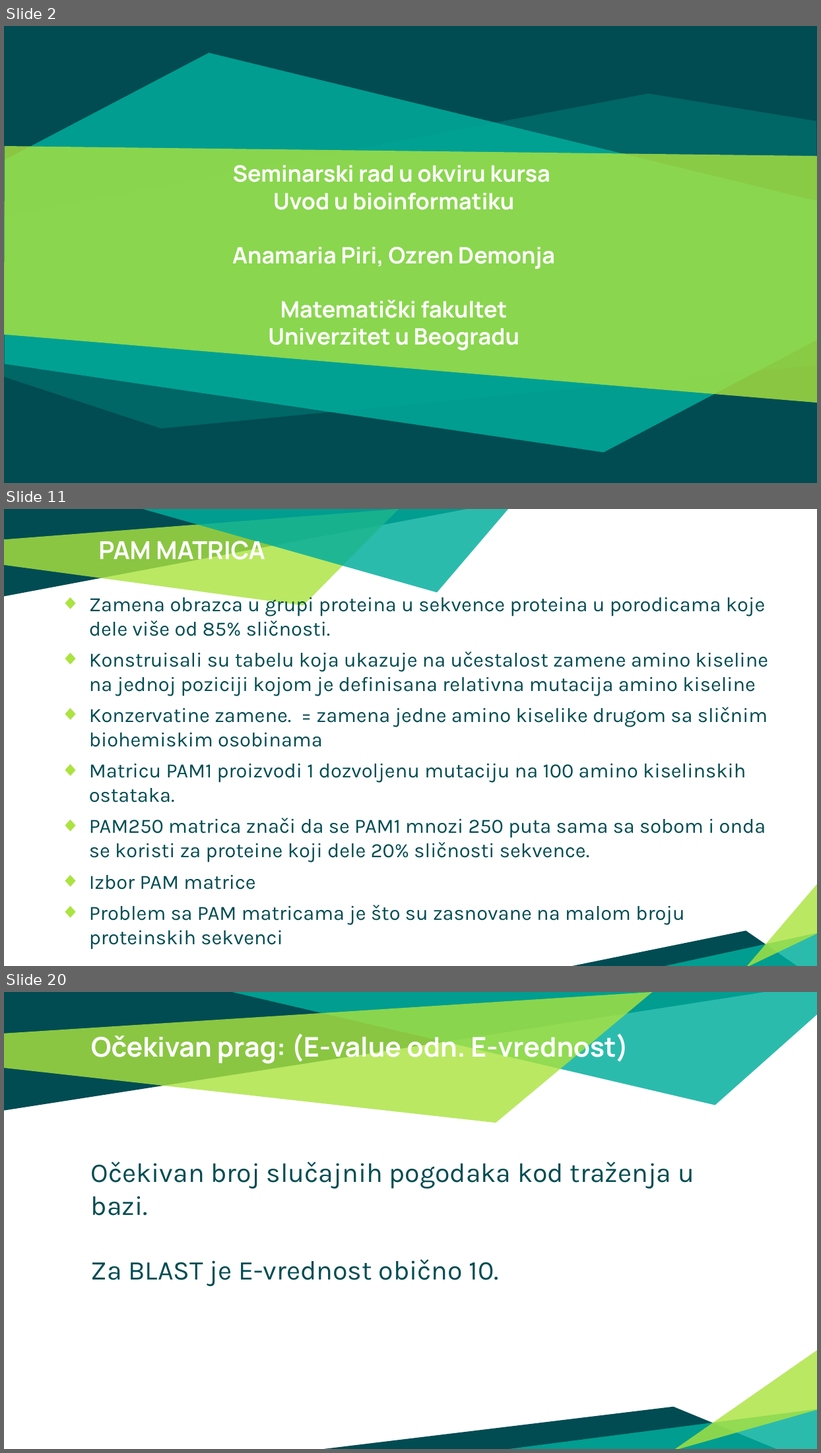
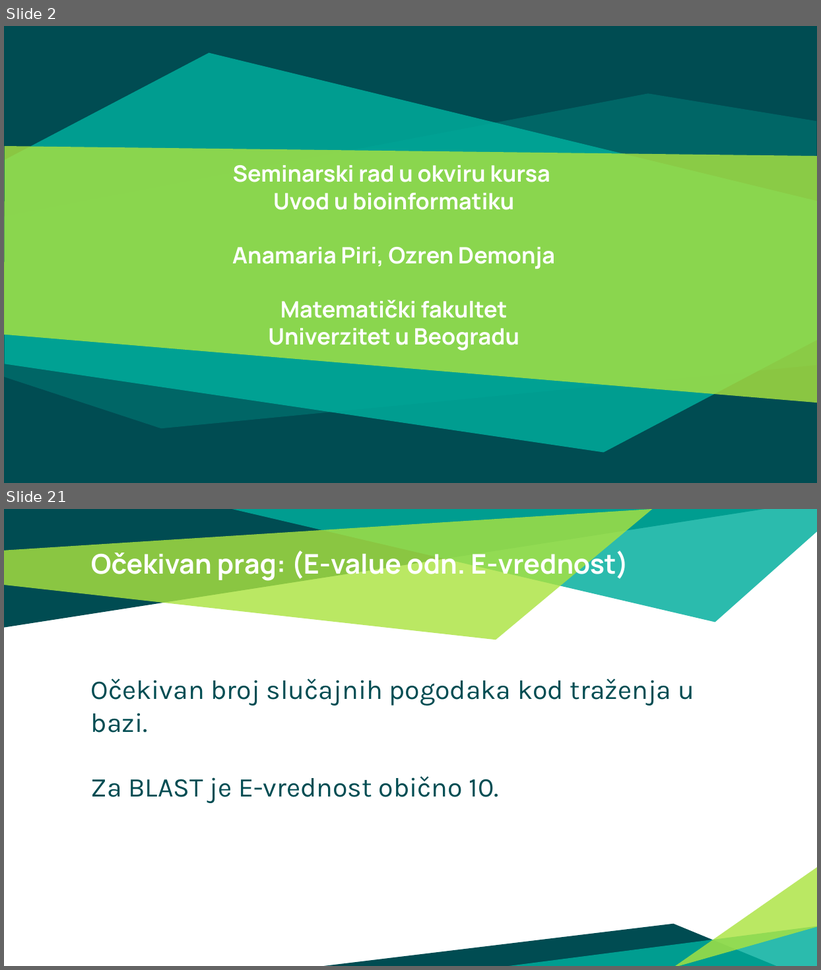
Before and after one commit to ozzy80/Large-Scale-Sequence-Comparison, a slide deck: Poređenje sekvenci velikih razmera.pptx. Shown one above the other, each under a label of ours: slides 2, 11 and 20 before the commit, slides 2 and 21 after it; the slides between them are not shown. The pictures are 821x1453 and 821x970 pixels, drawn with LibreOffice and Linux fonts; fonts in the diff are those of the drawing. Boxes give left, top, right and bottom in pixels: in the first picture for what was removed or moved away, otherwise in the second. Text is boxed around its words. In the diff, an @@ line names an element or a change of style, - is before the commit and + after.

```diff
--- a/Poređenje sekvenci velikih razmera.pptx
+++ b/Poređenje sekvenci velikih razmera.pptx
@@ slide 11 removed at [4,509,817,966], background #FFFFFF @@
@@ freeform shape removed at [4,509,467,597] @@
@@ freeform shape removed at [4,509,399,606] @@
@@ freeform shape removed at [142,509,508,592] @@
@@ text removed at [98,536,265,560] @@
-PAM MATRICA
@@ text removed at [89,593,769,950] @@
-◆ Zamena obrazca u grupi proteina u sekvence proteina u porodicama koje dele više od 85% sličnosti.
-◆ Konstruisali su tabelu koja ukazuje na učestalost zamene amino kiseline na jednoj poziciji kojom je definisana relativna mutacija amino kiseline
-◆ Konzervatine zamene. = zamena jedne amino kiselike drugom sa sličnim biohemiskim osobinama
-◆ Matricu PAM1 proizvodi 1 dozvoljenu mutaciju na 100 amino kiselinskih ostataka.
-◆ PAM250 matrica znači da se PAM1 mnozi 250 puta sama sa sobom i onda se koristi za proteine koji dele 20% sličnosti sekvence.
-◆ Izbor PAM matrice
-◆ Problem sa PAM matricama je što su zasnovane na malom broju proteinskih sekvenci
@@ freeform shape removed at [746,883,817,966] @@
@@ freeform shape removed at [571,931,797,966] @@
@@ freeform shape removed at [657,933,817,966] @@
@@ what was slide 20 is now slide 21 @@
```
Also in this commit, not shown: 16 slides changed, 11 slides added, 7 other slides removed, 8 other files.
